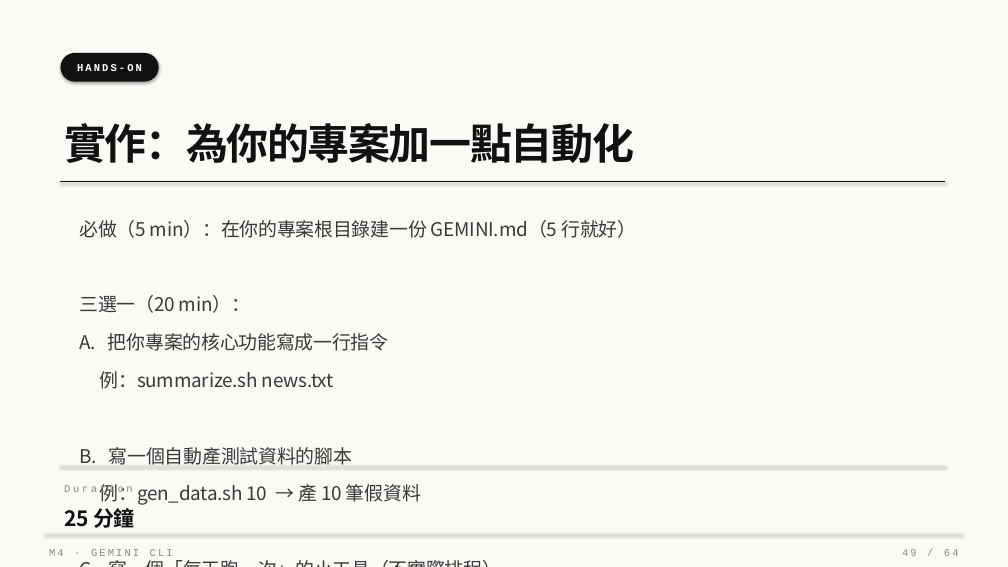
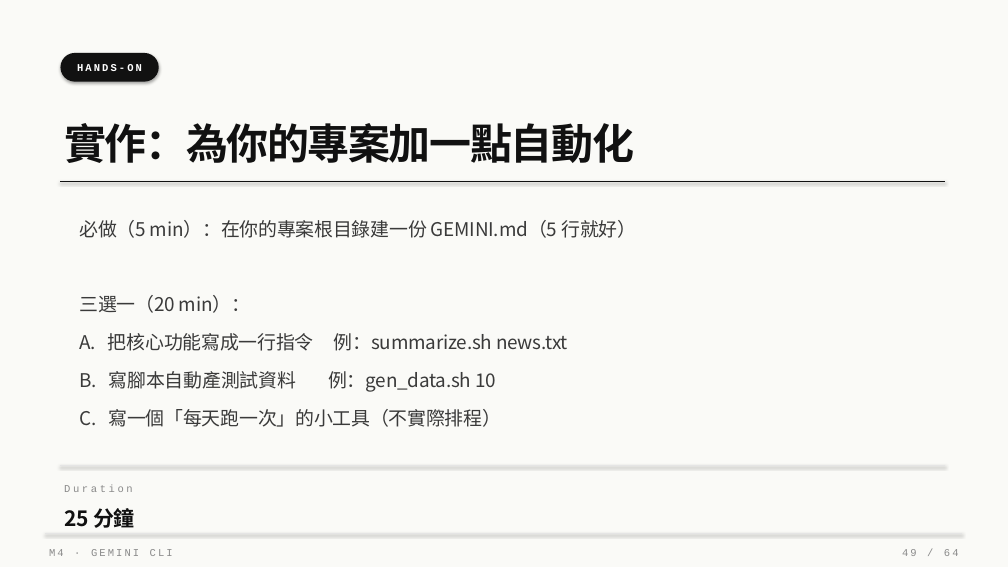
Before and after one commit to Zenobia000/SDD-agent-coding-beginner, a slide deck: slide 49 of class_plan/vibe_coding_workshop.pptx. Drawn at 1008x567 pixels with LibreOffice and Linux fonts; fonts in the diff are those of the drawing. Boxes give left, top, right and bottom in pixels: in the first picture for what was removed or moved away, otherwise in the second. Text is boxed around its words. In the diff, an @@ line names an element or a change of style, - is before the commit and + after.

```diff
--- a/class_plan/vibe_coding_workshop.pptx
+++ b/class_plan/vibe_coding_workshop.pptx
@@ text at bbox=[79, 333, 568, 351]: text changed @@
-A. 把你專案的核心功能寫成一行指令
+A. 把核心功能寫成一行指令 例：summarize.sh news.txt
@@ text at bbox=[79, 371, 496, 392]: text changed @@
-B. 寫一個自動產測試資料的腳本
+B. 寫腳本自動產測試資料 例：gen_data.sh 10
@@ text removed at bbox=[99, 371, 334, 389] @@
-例：summarize.sh news.txt
@@ text "C. 寫一個「每天跑一次」的小工具（不實際排程）" rewrapped from bbox=[76, 548, 930, 567] to bbox=[79, 409, 502, 427] @@
@@ text removed at bbox=[99, 484, 421, 505] @@
-例：gen_data.sh 10 → 產 10 筆假資料
```
Also in this commit, not shown: 2 other files.
